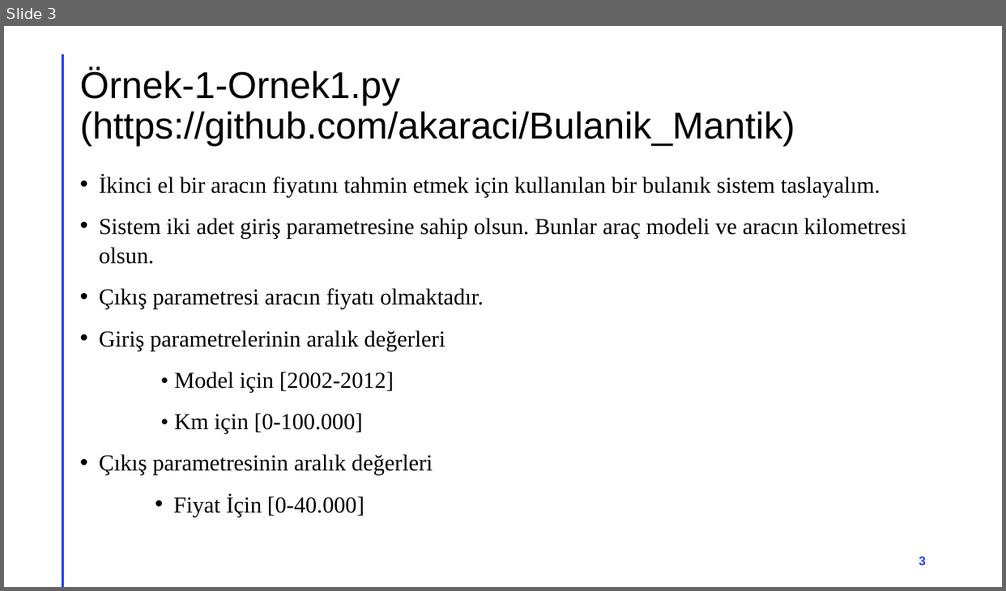
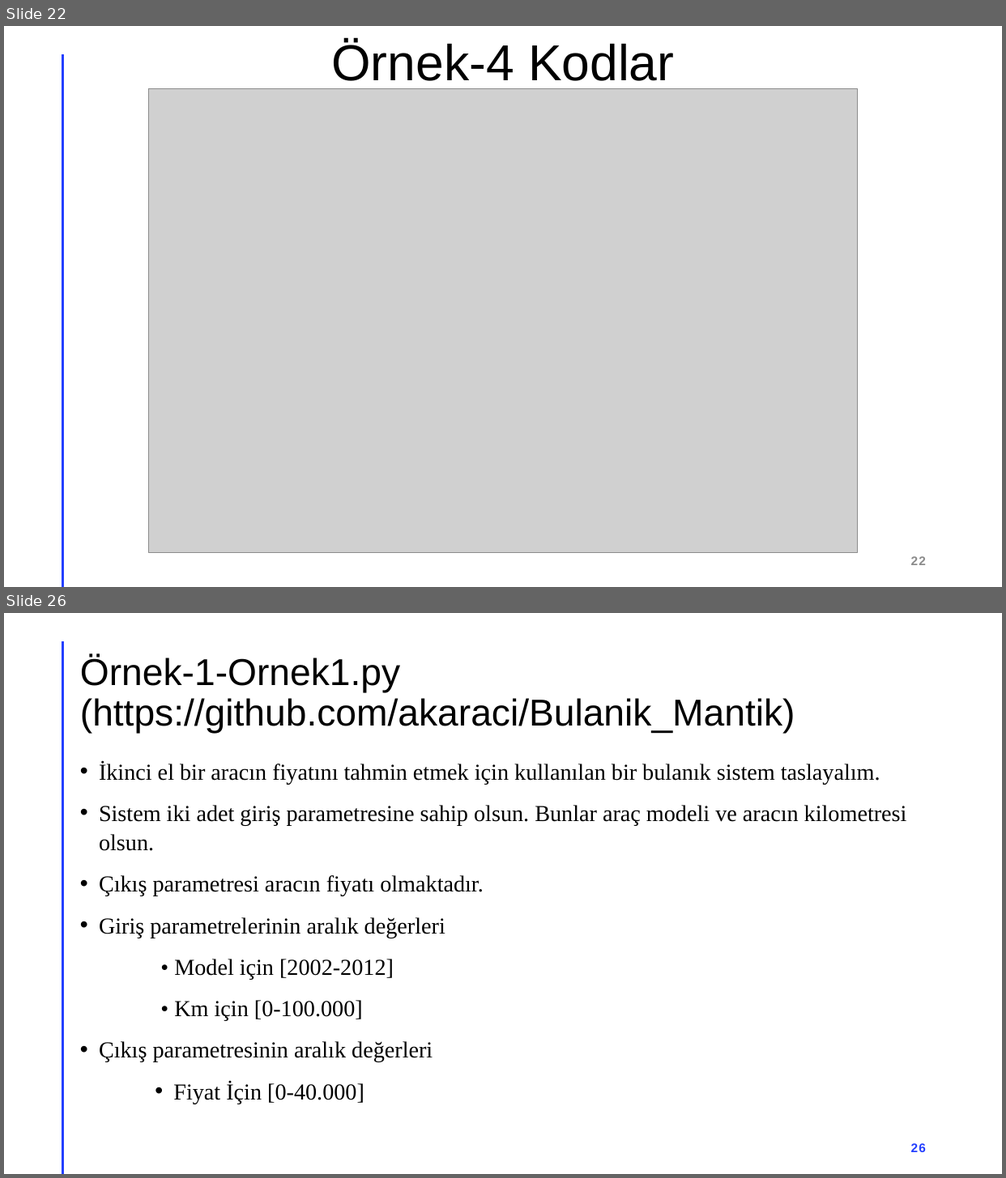
Before and after one commit to akaraci/Bulanik_Mantik, a slide deck: Örnekler.pptx. Shown one above the other, each under a label of ours: slide 3 before the commit, slides 22 and 26 after it; the slides between them are not shown. The pictures are 1006x591 and 1006x1178 pixels, drawn with LibreOffice and Linux fonts; fonts in the diff are those of the drawing; grey boxes stand for pictures. Boxes give left, top, right and bottom in pixels: in the first picture for what was removed or moved away, otherwise in the second. Text is boxed around its words. In the diff, an @@ line names an element or a change of style, - is before the commit and + after.

```diff
--- a/Örnekler.pptx
+++ b/Örnekler.pptx
@@ slide 22 added at [4, 26, 1002, 587], background #FFFFFF; not listed: 1 template element that a slide beside it also shows @@
@@ title added at [332, 41, 674, 90], 48.6 pt, text #000000 @@
+Örnek-4 Kodlar
@@ picture added at [148, 89, 858, 552] @@
@@ page number added at [911, 557, 926, 565], 12 pt, text #8C8C8C, bold @@
+22
@@ what was slide 3 is now slide 26 @@
@@ page number at [911, 1144, 926, 1152]: text changed @@
-3
+26
```
Also in this commit, not shown: 2 slides changed, 22 other slides added.
